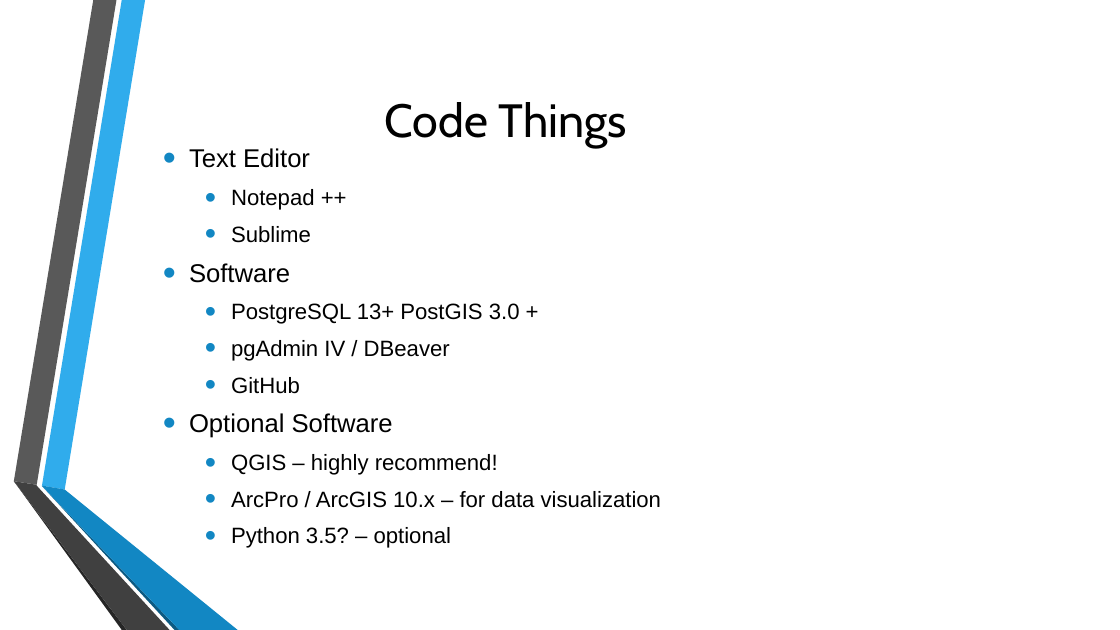
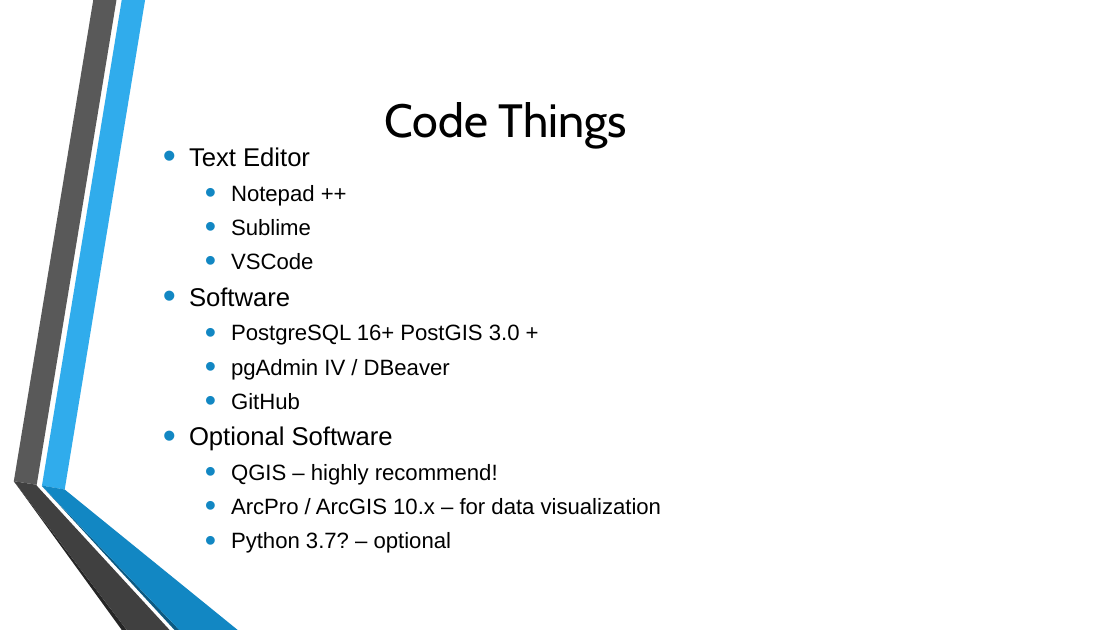
Before and after one commit to MGIS-UMN/GIS5577_week1, a slide deck: slide 5 of GIS557_Postgresql_Intro.odp. Drawn at 1120x630 pixels with LibreOffice and Linux fonts; fonts in the diff are those of the drawing; background and template pictures are left out. Boxes give left, top, right and bottom in pixels: in the first picture for what was removed or moved away, otherwise in the second. Text is boxed around its words. In the diff, an @@ line names an element or a change of style, - is before the commit and + after.

Commit message:
Update for 2026

```diff
--- a/GIS557_Postgresql_Intro.odp
+++ b/GIS557_Postgresql_Intro.odp
@@ text at box(189, 185, 661, 515): line spacing 0.9 to 0.8 @@
@@ text at box(231, 253, 313, 270): paragraph added @@
+  • VSCode
@@ text at box(231, 324, 520, 345): text changed @@
-  • PostgreSQL 13+ PostGIS 3.0 +
+  • PostgreSQL 16+ PostGIS 3.0 +
@@ text at box(231, 532, 451, 553): text changed @@
-  • Python 3.5? – optional
+  • Python 3.7? – optional
```
